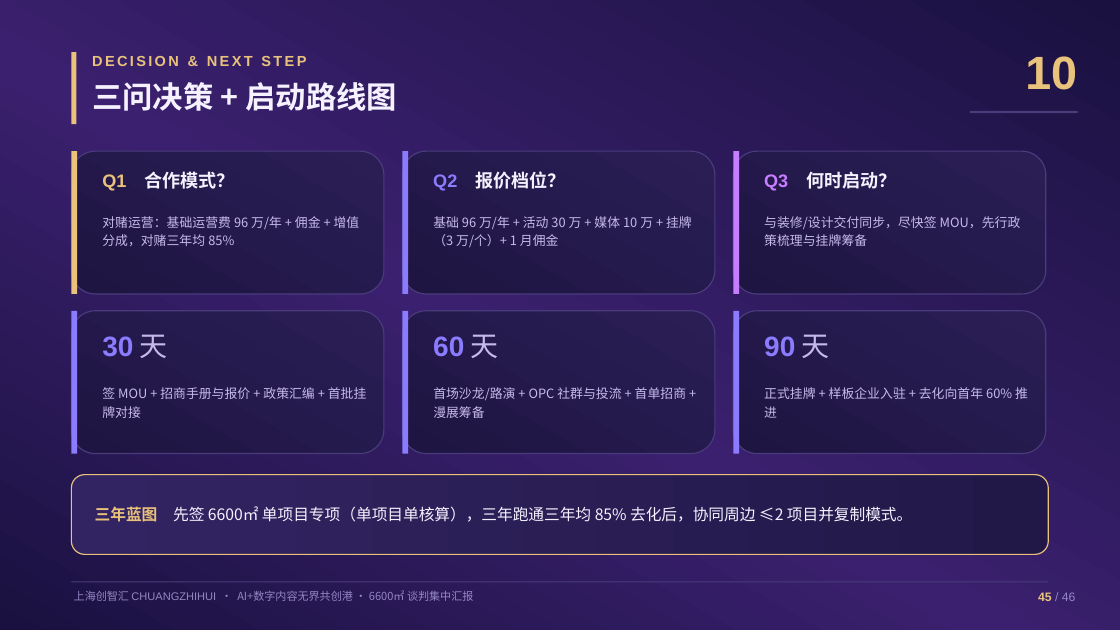
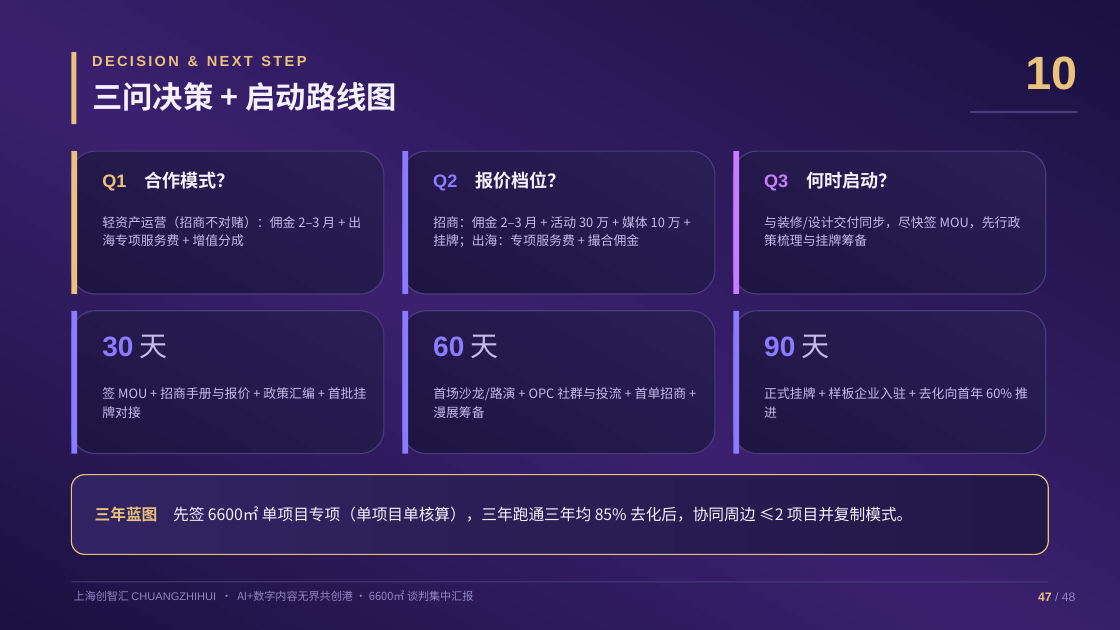
Before and after one commit to hujigang2010-maker/AIDEN, a slide deck: slide 47 of proposal/chuangzhihui-6600-proposal.pptx (slide 45 before the commit). Drawn at 1120x630 pixels with LibreOffice and Linux fonts; fonts in the diff are those of the drawing. Boxes give left, top, right and bottom in pixels: in the first picture for what was removed or moved away, otherwise in the second. Text is boxed around its words. In the diff, an @@ line names an element or a change of style, - is before the commit and + after.

```diff
--- a/proposal/chuangzhihui-6600-proposal.pptx
+++ b/proposal/chuangzhihui-6600-proposal.pptx
@@ text at (x1=102, y1=216, x2=361, y2=246): text changed @@
-对赌运营：基础运营费 96 万/年 + 佣金 + 增值分成，对赌三年均 85%
+轻资产运营（招商不对赌）：佣金 2–3 月 + 出海专项服务费 + 增值分成
@@ text at (x1=433, y1=216, x2=681, y2=247): text changed @@
-基础 96 万/年 + 活动 30 万 + 媒体 10 万 + 挂牌（3 万/个）+ 1 月佣金
+招商：佣金 2–3 月 + 活动 30 万 + 媒体 10 万 + 挂牌；出海：专项服务费 + 撮合佣金
@@ text at (x1=1038, y1=592, x2=1076, y2=601): text changed @@
-45 / 46
+47 / 48
```
Also in this commit, not shown: 43 other slides changed, 2 slides added, 5 other files.
